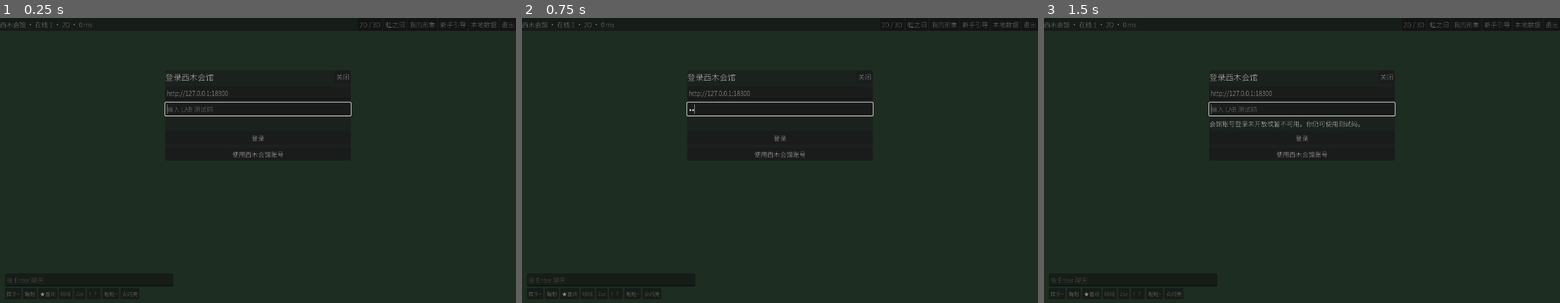
Above: before the commit, frames 1-3 (left to right).
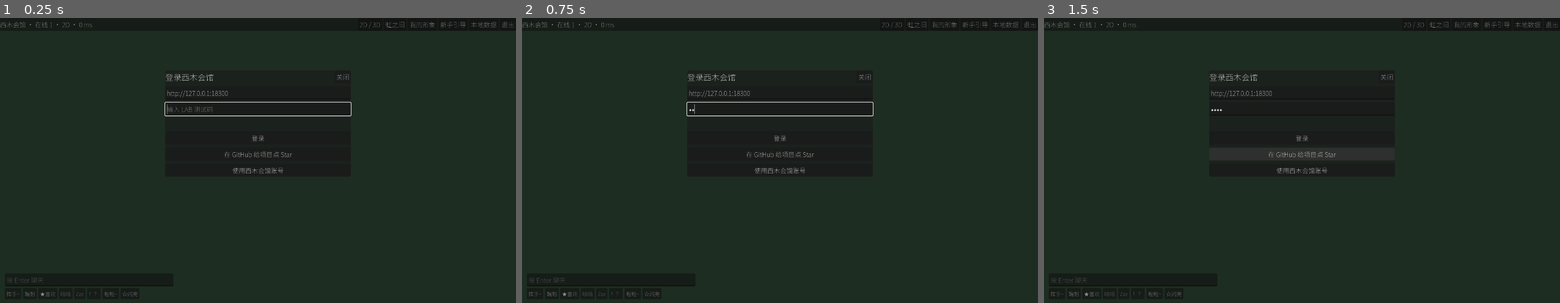
Above: after the commit, the same moments.

Repository: iridescent1208234593-debug/Gate-of-All-Beings
Game: Godot game, scene res://scenes/main.tscn
Same seed, same stepped clock (60 frames per second), same inputs: the game is played once before the commit and once after it.
Inputs (mouse positions are in pixels of both pictures, inside the frame that each line leads up to):
- Up to frame 1 (0.25 s): no input
- Up to frame 2 (0.75 s): click (609, 280) at 0.52 s; type "12" at 0.6 s
- Up to frame 3 (1.5 s): click (1302, 109) at 0.75 s; type "12" at 0.83 s; click (1302, 154) at 1.25 s, where only the run after the commit has a clickable "在 GitHub 给项目点 Star"

The runs differ from the first frame. In frame 1, 0.2% of the frame differs, in the area x 43-57%, y 46-55%; in frame 2, 0.2%; in frame 3, 0.8%, in the area x 31-69%, y 29-55%.

Commit message:
docs: add GitHub Star links and prefer the public .cn domain

Diff:
--- a/apps/huiguan-lab/client/scripts/main.gd
+++ b/apps/huiguan-lab/client/scripts/main.gd
@@ -405,6 +405,7 @@
 	box.add_child(hint)
 	var submit := func(): Net.login_native(server.text, code.text)
 	_add_button(box, "登录", submit, "NativeLogin")
+	_add_button(box, "在 GitHub 给项目点 Star", func(): OS.shell_open("https://github.com/iridescent1208234593-debug/Gate-of-All-Beings"), "GitHubStar")
 	code.text_submitted.connect(func(_value): submit.call())
 	_add_button(box, "使用西木会馆账号", func(): Net.login_account_native(server.text), "NativeAccountLogin")
 	code.grab_focus()
